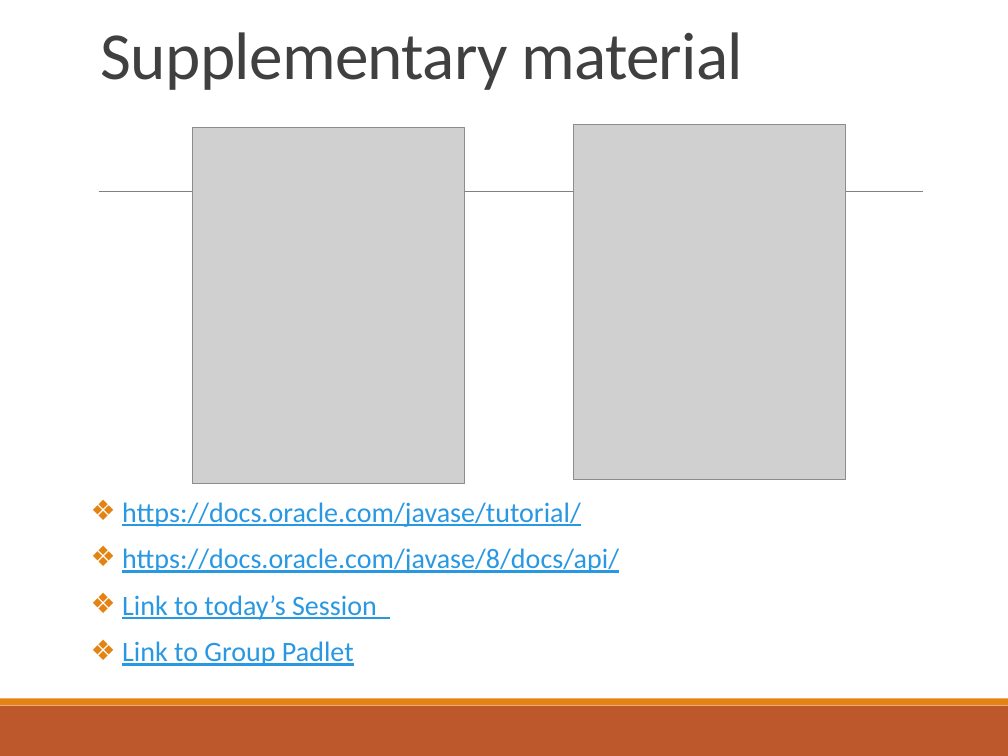
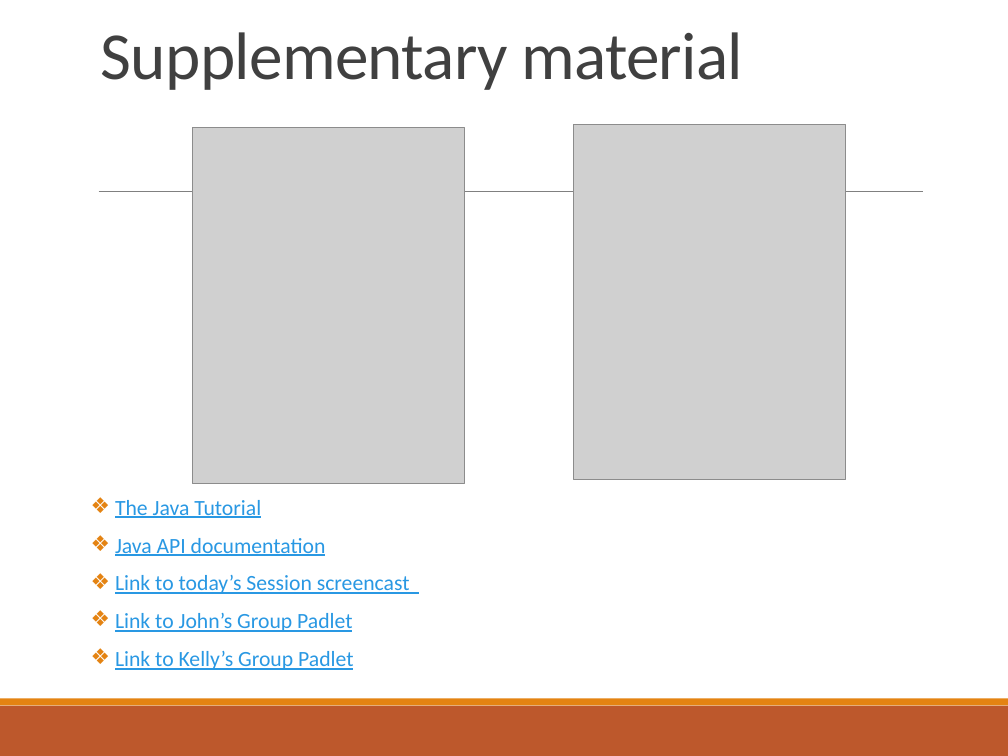
Before and after one commit to deeperj/dillinger, a slide deck: slide 17 of thesis/ukapp2/wqu_isc/sofware_design/Javabc03.pptx. Drawn at 1008x756 pixels with LibreOffice and Linux fonts; fonts in the diff are those of the drawing; grey boxes stand for pictures. Boxes give left, top, right and bottom in pixels: in the first picture for what was removed or moved away, otherwise in the second. Text is boxed around its words. In the diff, an @@ line names an element or a change of style, - is before the commit and + after.

Commit message:
java11

```diff
--- a/thesis/ukapp2/wqu_isc/sofware_design/Javabc03.pptx
+++ b/thesis/ukapp2/wqu_isc/sofware_design/Javabc03.pptx
@@ text at (115,500,410,670): text changed; size 20 to 15.5 pt @@
-❖ https://docs.oracle.com/javase/tutorial/
-❖ https://docs.oracle.com/javase/8/docs/api/
-❖ Link to today’s Session
-❖ Link to Group Padlet
+❖ The Java Tutorial
+❖ Java API documentation
+❖ Link to today’s Session screencast
+❖ Link to John’s Group Padlet
+❖ Link to Kelly’s Group Padlet
```
Also in this commit, not shown: 4 other slides changed, 9 other files.
